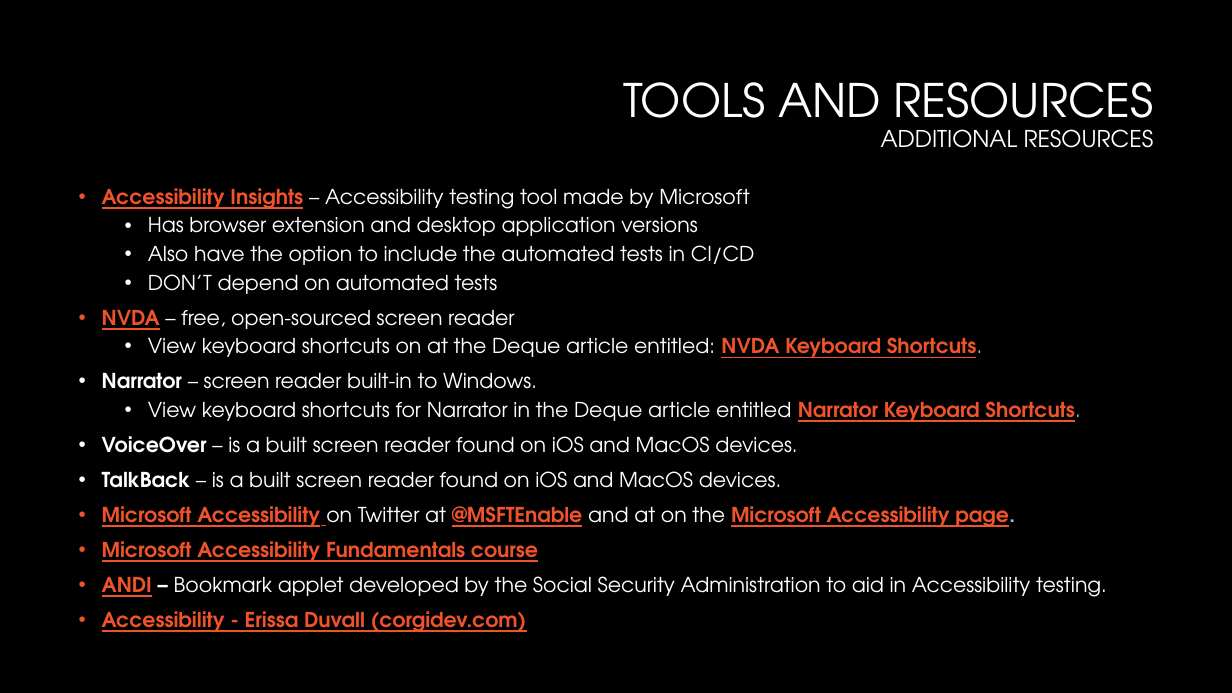
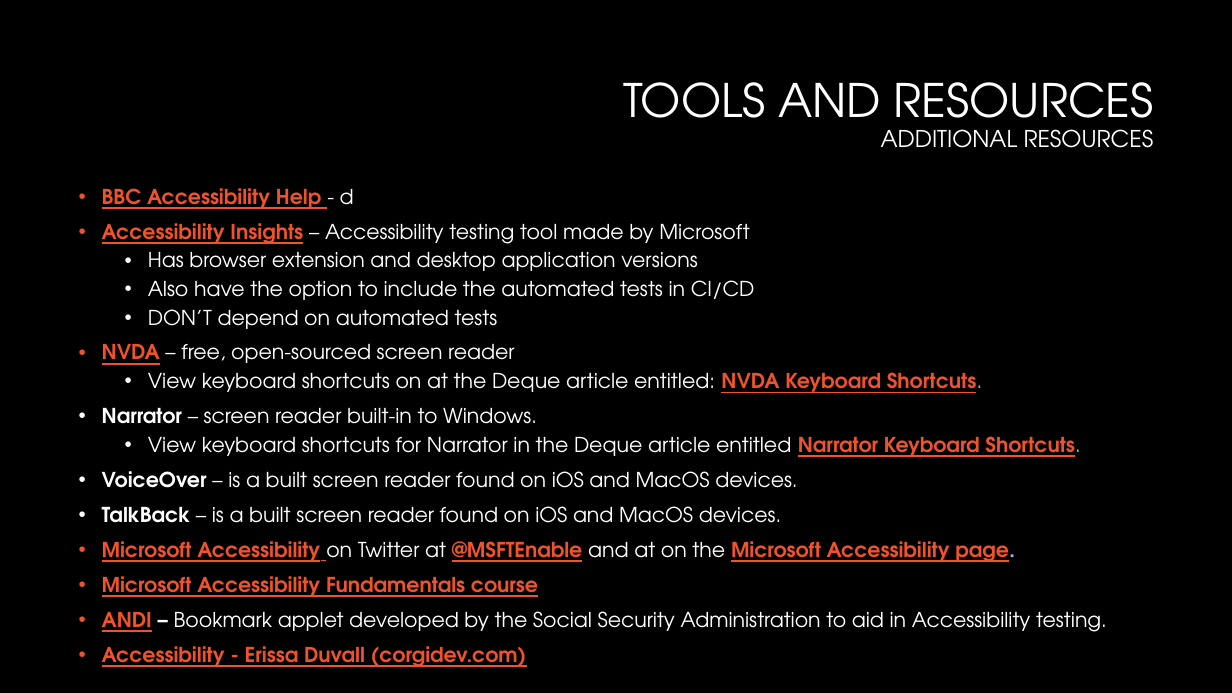
Before and after one commit to CorgiDev/A11y-Materials, a slide deck: slide 16 of Presenations/2024 Presentations/AccessibilityTesting101 - London NDC.pptx. Drawn at 1232x693 pixels with LibreOffice and Linux fonts; fonts in the diff are those of the drawing; background and template pictures are left out. Boxes give left, top, right and bottom in pixels: in the first picture for what was removed or moved away, otherwise in the second. Text is boxed around its words. In the diff, an @@ line names an element or a change of style, - is before the commit and + after.

Commit message:
Added London specific Accessibility Testing presentation

```diff
--- a/Presenations/2024 Presentations/AccessibilityTesting101 - London NDC.pptx
+++ b/Presenations/2024 Presentations/AccessibilityTesting101 - London NDC.pptx
@@ text at bbox=[102, 188, 354, 209]: paragraph added @@
+• BBC Accessibility Help - d
```
Also in this commit, not shown: 1 other slide changed.
